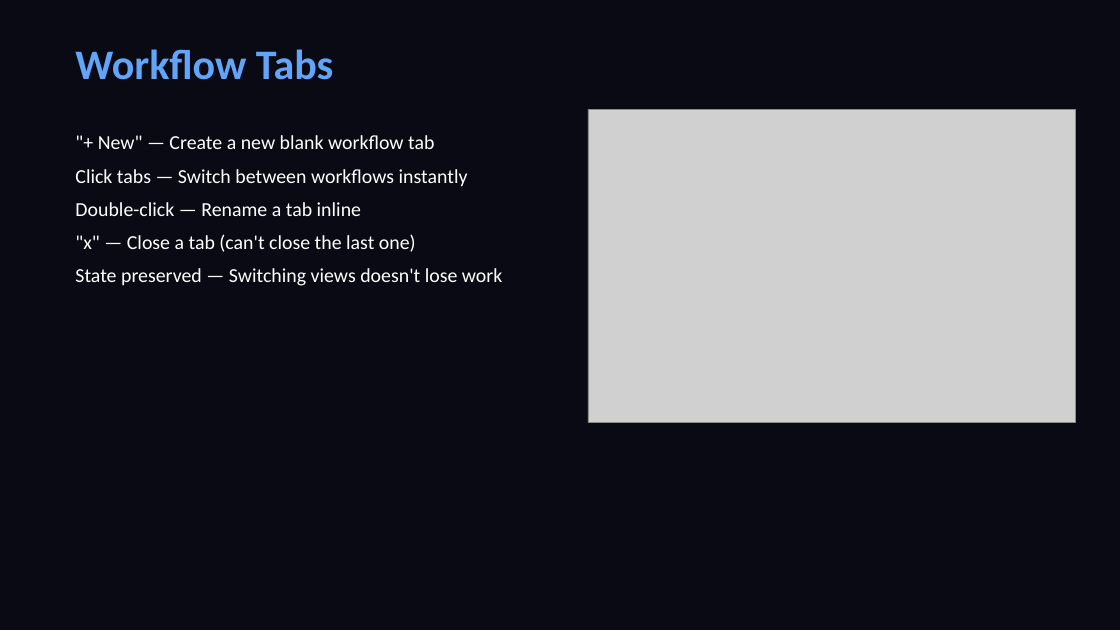
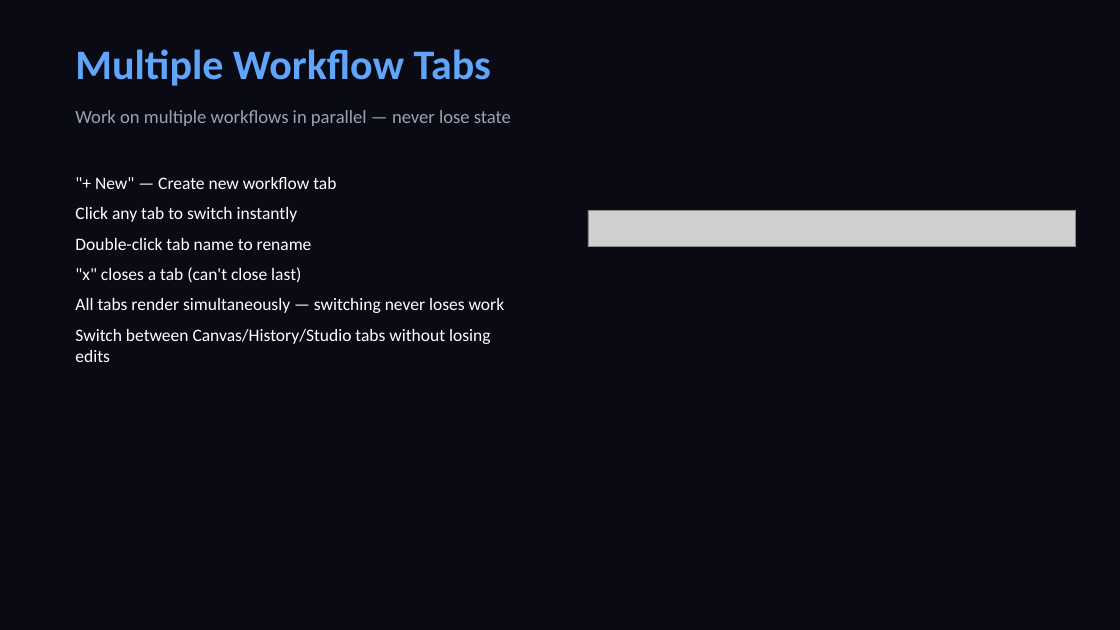
Before and after one commit to gauravz7/canvas, a slide deck: slide 3 of docs/Canvas_Product_Deck.pptx (slide 5 before the commit). Drawn at 1120x630 pixels with LibreOffice and Linux fonts; fonts in the diff are those of the drawing; grey boxes stand for pictures. Boxes give left, top, right and bottom in pixels: in the first picture for what was removed or moved away, otherwise in the second. Text is boxed around its words. In the diff, an @@ line names an element or a change of style, - is before the commit and + after.

```diff
--- a/docs/Canvas_Product_Deck.pptx
+++ b/docs/Canvas_Product_Deck.pptx
@@ text at (x1=75, y1=49, x2=491, y2=86): text changed @@
-Workflow Tabs
+Multiple Workflow Tabs
@@ text added at (x1=75, y1=110, x2=511, y2=126), 16 pt, text #9CA3AF @@
+Work on multiple workflows in parallel — never lose state
@@ picture removed at (x1=588, y1=109, x2=1075, y2=423) @@
@@ text at (x1=75, y1=177, x2=505, y2=362): text changed; size 17 to 15 pt @@
-"+ New" — Create a new blank workflow tab
-Click tabs — Switch between workflows instantly
-Double-click — Rename a tab inline
-"x" — Close a tab (can't close the last one)
-State preserved — Switching views doesn't lose work
+"+ New" — Create new workflow tab
+Click any tab to switch instantly
+Double-click tab name to rename
+"x" closes a tab (can't close last)
+All tabs render simultaneously — switching never loses work
+Switch between Canvas/History/Studio tabs without losing edits
@@ picture added at (x1=588, y1=210, x2=1075, y2=246) @@
```
Also in this commit, not shown: 11 other slides changed, 2 slides added, 3 slides removed, 11 other files.
